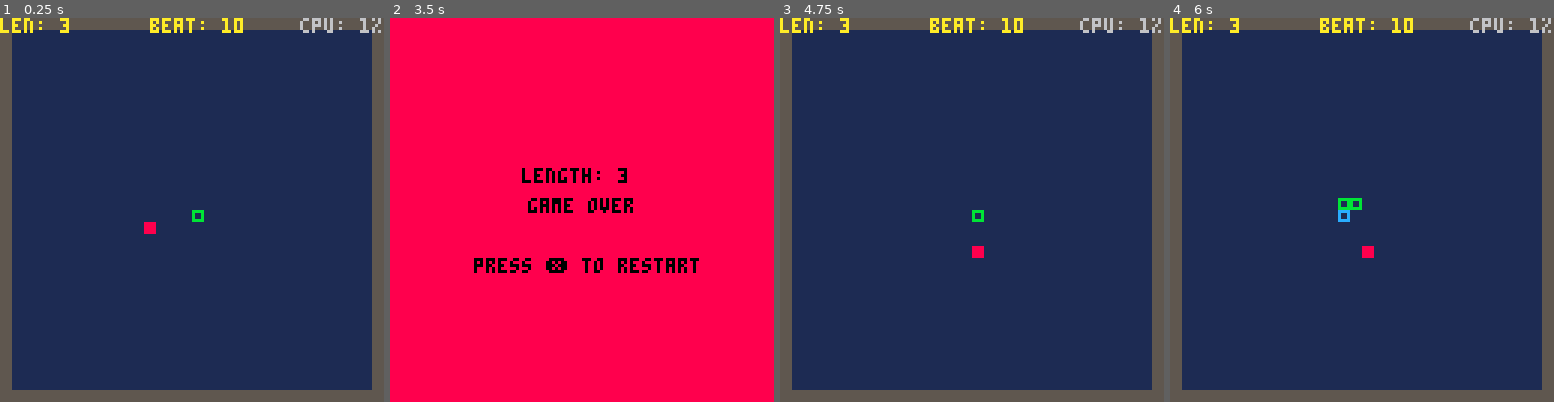
Above: before the commit, frames 1-4 (left to right).
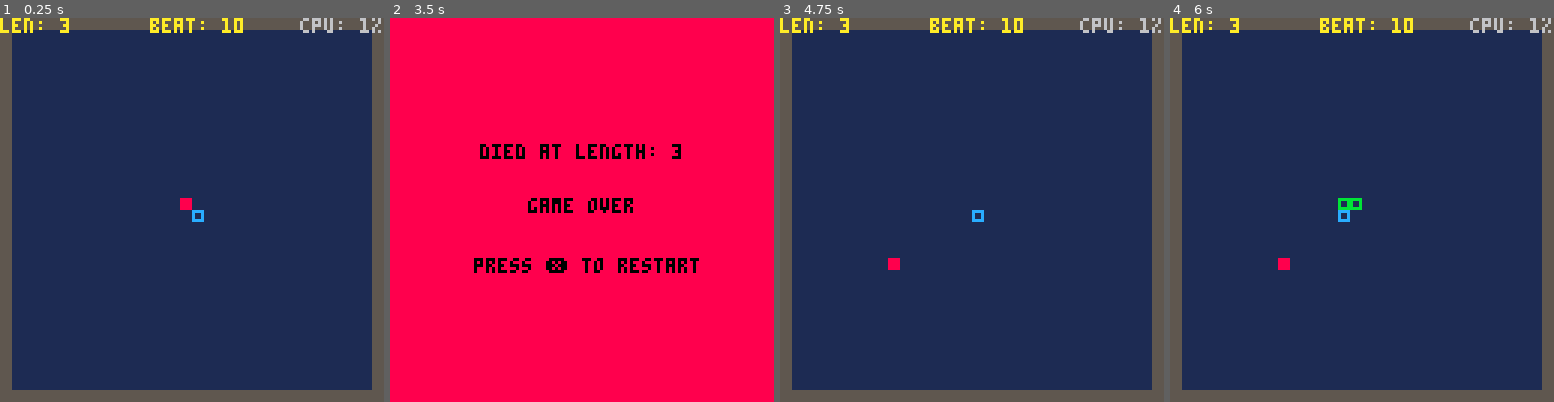
Above: after the commit, the same moments.

Repository: EngMaltez/P8Lab
Game: PICO-8 cartridge snake.p8
Same seed, same stepped clock (60 frames per second), same inputs: the game is played once before the commit and once after it.
Inputs:
- Up to frame 1 (0.25 s): no input
- Up to frame 2 (3.5 s): tap X (X key) at 0.33, 1.07, 1.85, 2.97 s; hold Right 1.6-2.1 s; hold Up 2.15-2.42 s; hold Right 2.47-3.03 s; hold Left from 3.08 s (still down)
- Up to frame 3 (4.75 s): release Left at 3.58 s; hold Down 3.63-3.97 s; hold Right 4.02-4.68 s; tap X (X key) at 4.08 s; hold Up from 4.73 s (still down)
- Up to frame 4 (6 s): release Up at 5.03 s; hold Left 5.08-5.68 s; tap X (X key) at 5.2 s; hold Down from 5.73 s (still down)

The runs differ from the first frame. In frame 1, 0.3% of the frame differs, in the area x 37-54%, y 46-57%; in frame 2, 1.2%, in the area x 23-76%, y 32-43%; in frame 3, 0.3%; in frame 4, 0.2%.

Commit message:
ENH: fruit does not drop on snake.

Diff:
--- a/snake.p8
+++ b/snake.p8
@@ -7,8 +7,6 @@
 --
 -- todo:
 -- 1. make start menu
--- 2. don't creat fruit atop snake
--- 3. experiment with double die for random to be more likely in the center
 
 ticks = 0
 move_beat=10
@@ -136,7 +134,7 @@
 
 function draw_gameover()
 	cls(8)
-	print("length: "..#body,44,50,0)
+	print("died at length: "..#body,30,42,0)
 	print("game over",46,60,0)
 	print("press ❎ to restart",28,80,0)
 end
@@ -162,7 +160,7 @@
 end
 
 function draw_snake()
-	for i=1,#body do
+	for i=#body,1,-1 do
 		-- head is blue
 		if i==1 then
 			cor=12
@@ -182,12 +180,28 @@
 -->8
 -- fruit
 
+function rand_coord()
+	a=flr(rnd(10)+rnd(10)+rnd(10))+1
+	b=flr(rnd(10)+rnd(10)+rnd(10))+1
+	return {x=a, y=b}
+end
+
+function is_snake_collision(x,y)
+	for seg in all(body) do
+		if (seg.x == x and seg.y == y) return true
+	end
+	return false
+end
+
 function create_fruit()
 --	a=flr(rnd(wall_right-wall_left-1)+1),
 --	b=flr(rnd(wall_bottom-wall_top-1)+1)
 	a=flr(rnd(10)+rnd(10)+rnd(10))+1
 	b=flr(rnd(10)+rnd(10)+rnd(10))+1
-	fruit = {x=a, y=b}
+	repeat
+		fruit = rand_coord()
+	until not is_snake_collision(fruit.x, fruit.y) do
+	end
 	add(fruits, fruit)
 end
 
Not shown, changed: the thumbnail (__label__) section of snake.p8
Not shown, added: snake.p8.png
